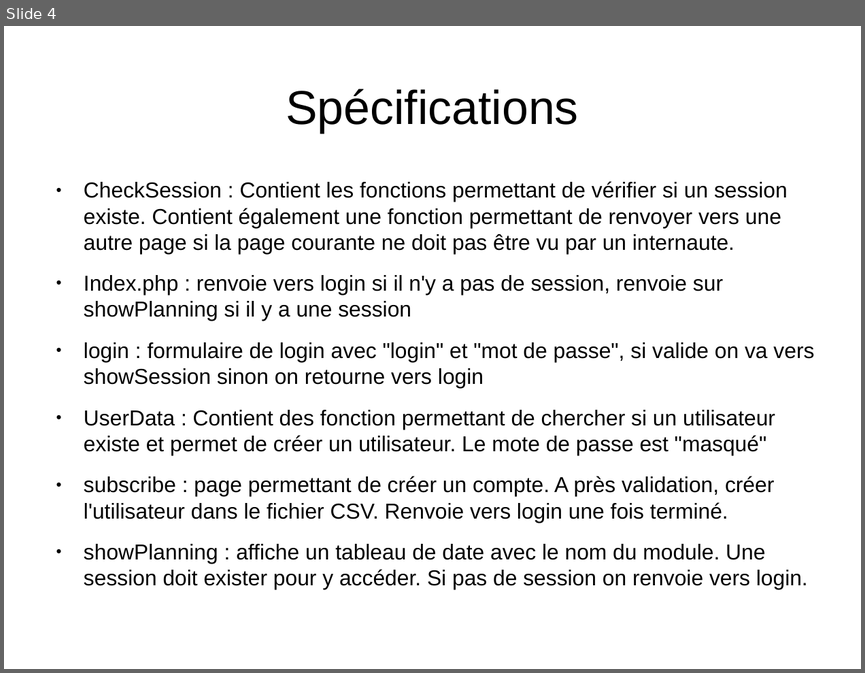
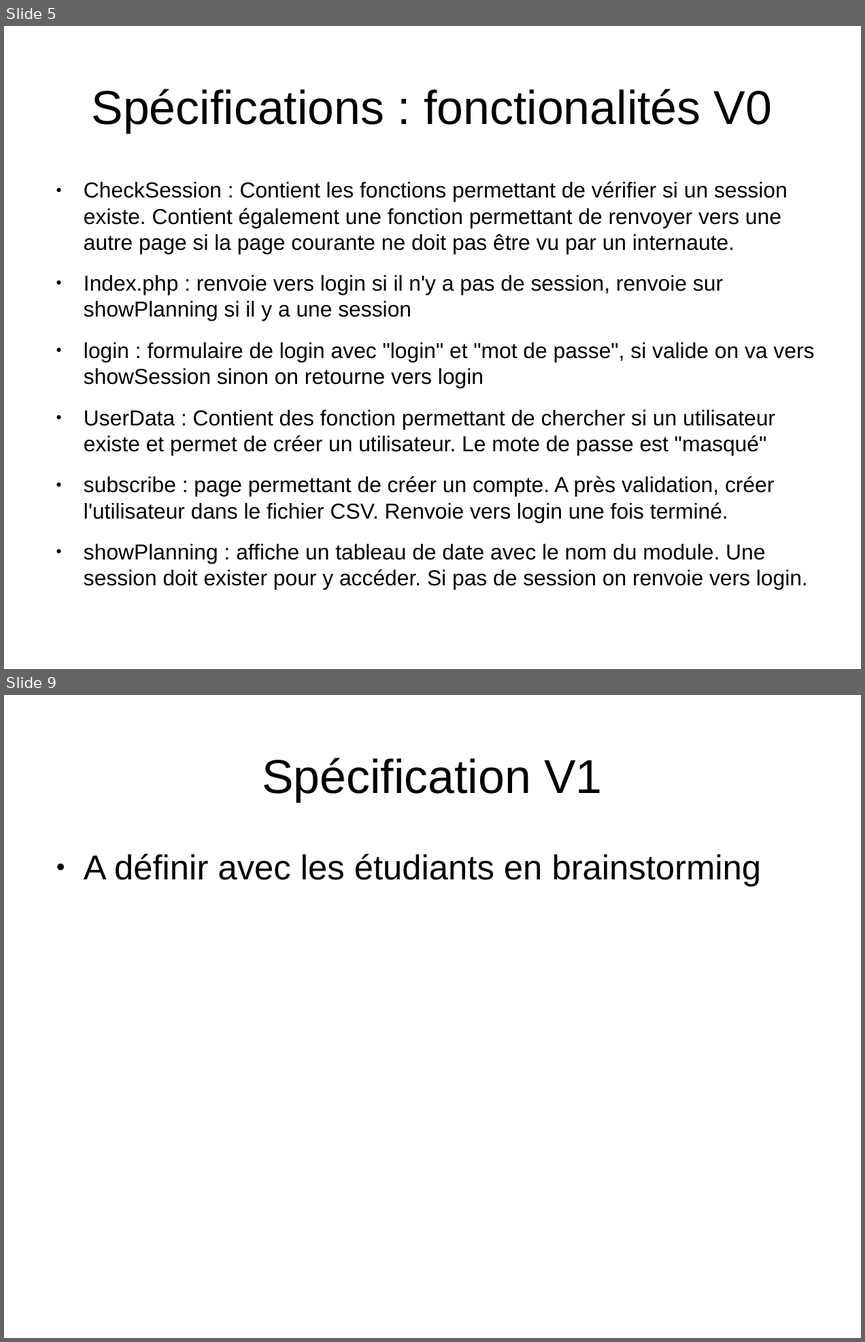
Before and after one commit to TOTOleHero/SmileFormationPHP, a slide deck: mini-projet.odp. Shown one above the other, each under a label of ours: slide 4 before the commit, slides 5 and 9 after it; the slides between them are not shown. The pictures are 865x673 and 865x1342 pixels, drawn with LibreOffice and Linux fonts; fonts in the diff are those of the drawing. Boxes give left, top, right and bottom in pixels: in the first picture for what was removed or moved away, otherwise in the second. Text is boxed around its words. In the diff, an @@ line names an element or a change of style, - is before the commit and + after.

```diff
--- a/mini-projet.odp
+++ b/mini-projet.odp
@@ slide 9 added at bbox=[4, 695, 861, 1338], background #FFFFFF @@
@@ title added at bbox=[262, 758, 602, 802], 44 pt, text #000000 @@
+Spécification V1
@@ text added at bbox=[84, 853, 762, 887], 32 pt, text #000000 @@
+● A définir avec les étudiants en brainstorming
@@ what was slide 4 is now slide 5 @@
@@ slide 5 changed as well @@
@@ title at bbox=[92, 89, 772, 133]: text changed @@
-Spécifications
+Spécifications : fonctionalités V0
```
Also in this commit, not shown: 3 other slides changed, 4 other slides added.
